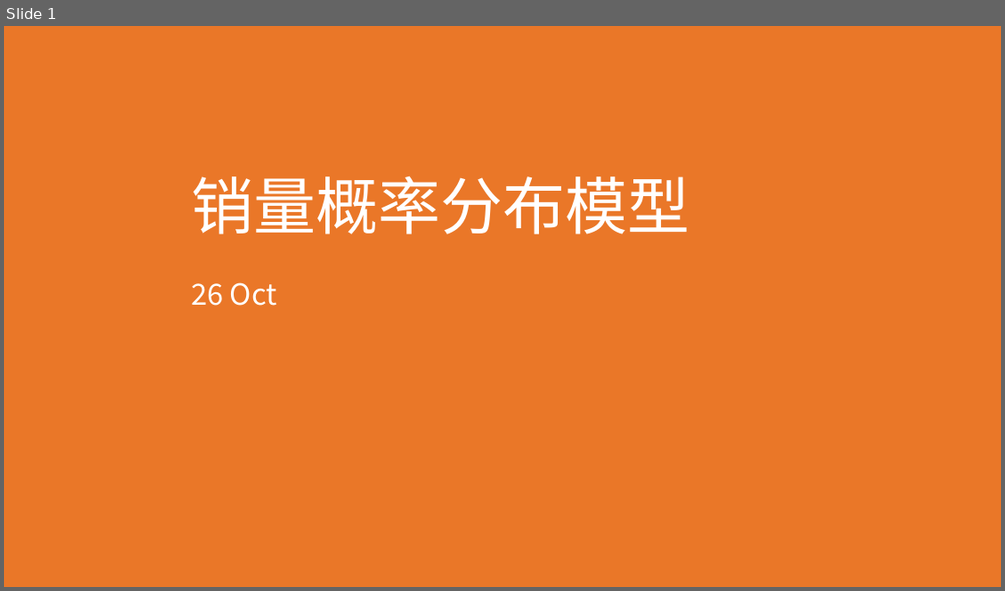
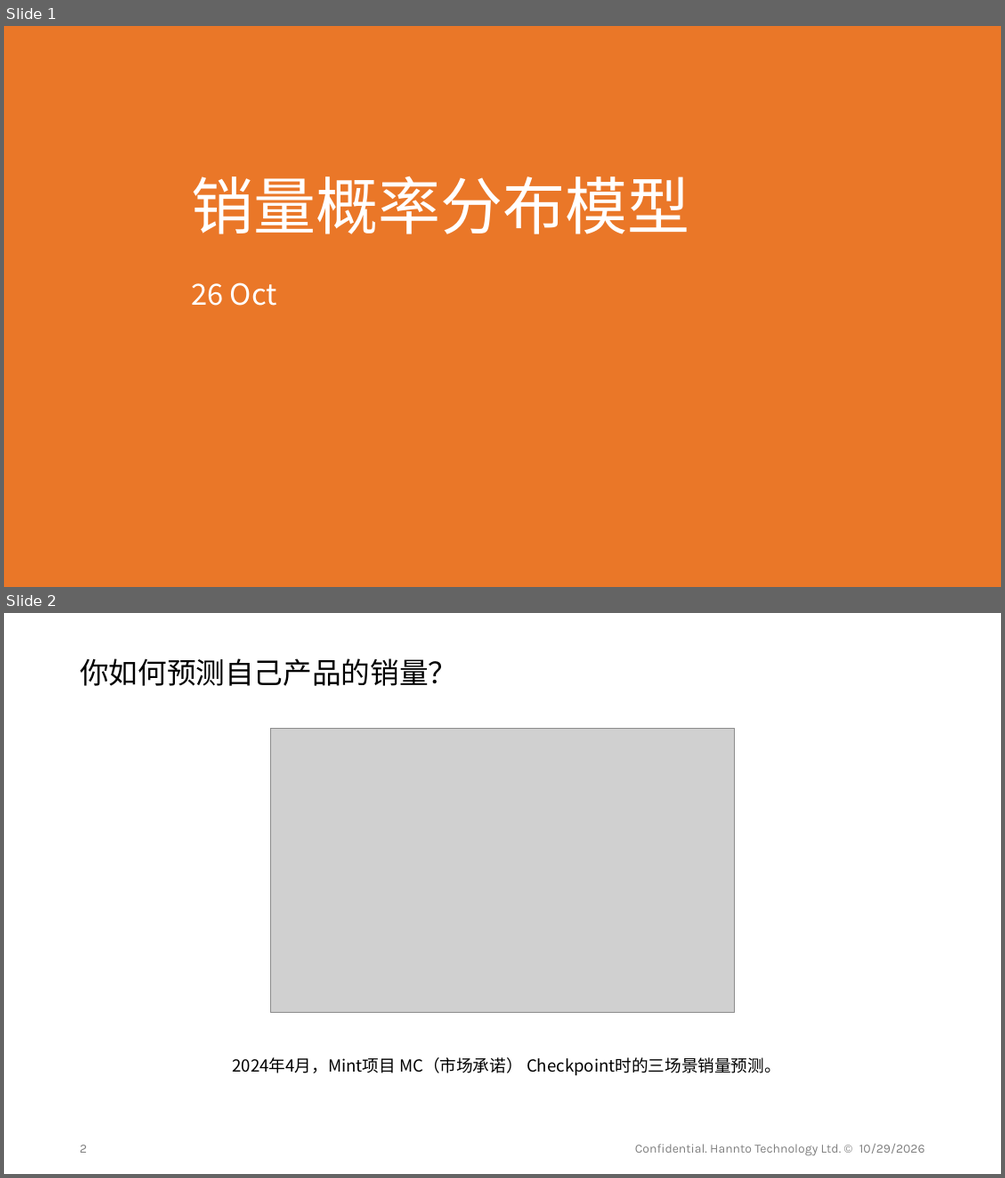
Before and after one commit to shengnanxiang/code_aiken, a slide deck: 极印版 aiken/销量概率模型/销量概率分布模型介绍.pptx. Shown one above the other, each under a label of ours: slide 1 before the commit, slides 1 and 2 after it. The pictures are 1005x591 and 1005x1178 pixels, drawn with LibreOffice and Linux fonts; fonts in the diff are those of the drawing; grey boxes stand for pictures; background and template pictures are left out. Boxes give left, top, right and bottom in pixels: in the first picture for what was removed or moved away, otherwise in the second. Text is boxed around its words. In the diff, an @@ line names an element or a change of style, - is before the commit and + after.

```diff
--- a/极印版 aiken/销量概率模型/销量概率分布模型介绍.pptx
+++ b/极印版 aiken/销量概率模型/销量概率分布模型介绍.pptx
@@ slide 2 added at bbox=[4, 613, 1001, 1174], background #FFFFFF @@
@@ text added at bbox=[80, 658, 457, 686], 28 pt, text #000000 @@
+你如何预测自己产品的销量？
@@ picture added at bbox=[271, 728, 735, 1013] @@
@@ text added at bbox=[233, 1057, 781, 1076], 16 pt, text #000000 @@
+2024年4月，Mint项目 MC（市场承诺） Checkpoint时的三场景销量预测。
@@ page number added at bbox=[80, 1144, 87, 1152], 12 pt, text #808080 @@
+2
@@ text added at bbox=[635, 1143, 925, 1156], 12 pt, text #808080 @@
+Confidential. Hannto Technology Ltd. © 10/29/2026
```
Also in this commit, not shown: 3 slides changed, 1 other slide added.
